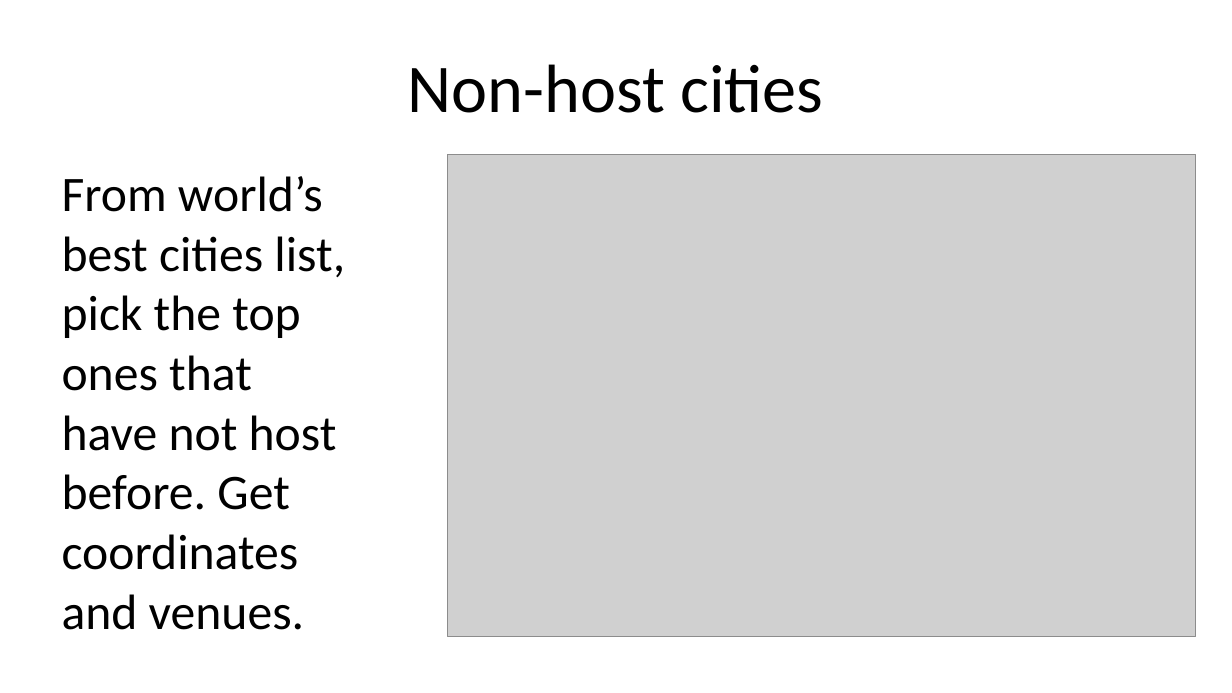
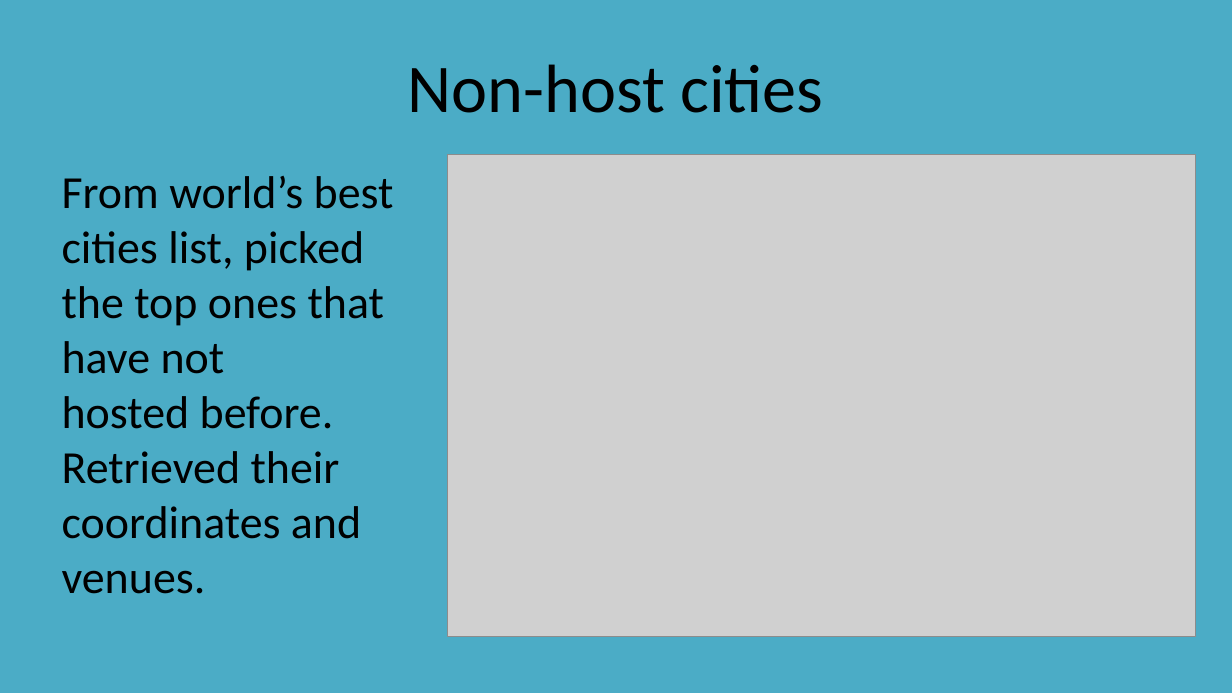
Before and after one commit to CharlesFung87/Coursera_Capstone, a slide deck: slide 10 of Olympic host cities presentation.pptx. Drawn at 1232x693 pixels with LibreOffice and Linux fonts; fonts in the diff are those of the drawing; grey boxes stand for pictures. Boxes give left, top, right and bottom in pixels: in the first picture for what was removed or moved away, otherwise in the second. Text is boxed around its words. In the diff, an @@ line names an element or a change of style, - is before the commit and + after.

```diff
--- a/Olympic host cities presentation.pptx
+++ b/Olympic host cities presentation.pptx
@@ background #FFFFFF to #4BACC6 @@
@@ text at (62, 176, 394, 539): text changed; size 32 to 29.6 pt @@
-From world’s best cities list, pick the top ones that have not host before. Get coordinates and venues.
+From world’s best cities list, picked the top ones that have not hosted before. Retrieved their coordinates and venues.
```
Also in this commit, not shown: 18 other slides changed, 4 other files.
